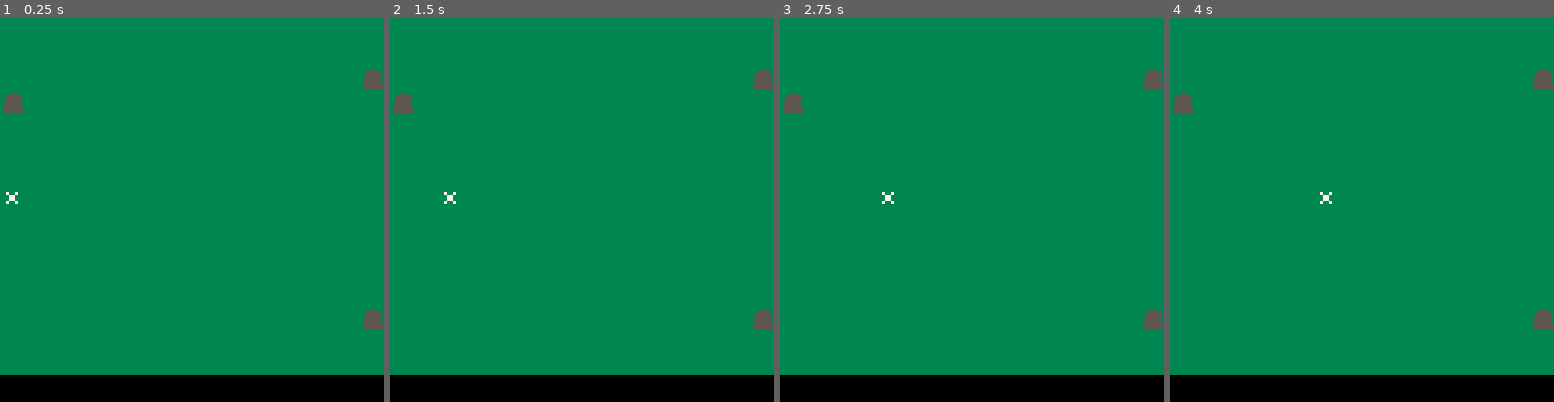
Above: before the commit, frames 1-4 (left to right).
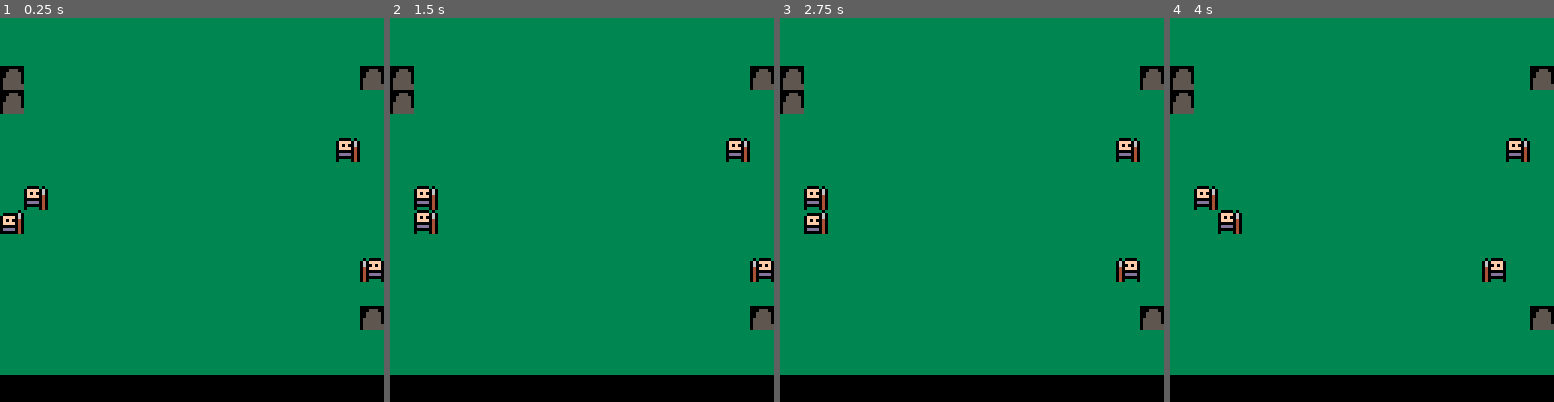
Above: after the commit, the same moments.

Repository: ironchestgames/pico-8-carts
Game: PICO-8 cartridge rpgchess.p8
Same seed, same stepped clock (60 frames per second), same inputs: the game is played once before the commit and once after it.
Inputs:
- Up to frame 1 (0.25 s): no input
- Up to frame 2 (1.5 s): no input
- Up to frame 3 (2.75 s): no input
- Up to frame 4 (4 s): no input

The runs differ from the first frame. In frame 1, 2.3% of the frame differs, in the area x 0-100%, y 12-82%; in frame 2, 2.3%; in frame 3, 2.3%; in frame 4, 2.3%.

Commit message:
rpgchess - more movements

Diff:
--- a/rpgchess.p8
+++ b/rpgchess.p8
@@ -18,11 +18,11 @@
 end
 
 function clone(_t)
- local t={}
- for k,v in pairs(_t) do
-  t[k]=v
- end
- return t
+ local _r={}
+ for _k,_v in pairs(_t) do
+  _r[_k]=_v
+ end
+ return _r
 end
 
 function sort(_t,_f)
@@ -56,6 +56,7 @@
 local cols=16
 local arlsen=rows*cols-1 -- 11 rows, 14 cols
 local board={
+ [0]=16,
  [cols-1]=16,
  [cols]=16,
  [arlsen]=16,
@@ -65,9 +66,16 @@
  -- [5*cols+4]=16,
  -- [6*cols+4]=16,
  -- [7*cols+4]=16,
+ -- [7*cols+5]=16,
+ -- [8*cols+4]=16,
  -- [8*cols+5]=16,
+ -- [9*cols+5]=16,
+ -- [9*cols+4]=16,
+ -- [10*cols+5]=16,
+ -- [11*cols+5]=16,
  }
 local creatures
+local summoners
 
 local function getcreatureonpos(_x,_y)
  for _c in all(creatures) do
@@ -75,25 +83,45 @@
    return _c
   end
  end
-end
-
-
-movedeltasspearman={
- {x=1,y=0,w=3},
- {x=1,y=-1,w=2},
- {x=1,y=1,w=2},
- {x=0,y=-1,w=1},
- {x=0,y=1,w=1},
- }
+ -- return nil
+end
+
+local function copymoves(_t)
+ local _r=clone(_t)
+ for _k,_v in pairs(_r) do
+  _r[_k]=clone(_v)
+ end
+ return _r
+end
+
+
+movedeltas={
+ spearman={
+  {x=1,y=0,w=3},
+  {x=1,y=-1,w=2},
+  {x=1,y=1,w=2},
+  {x=0,y=-1,w=1},
+  {x=0,y=1,w=1},
+ },
+}
+
+summoners={
+ {walkdir=1,x=1,y=5,typ=0},
+ {walkdir=-1,x=14,y=3,typ=0},
+}
 
 creatures={
- {walkdir=1,x=0,y=5,typ=0,state='moving',active=true,movedeltas=movedeltasspearman},
- -- {walkdir=-1,x=15,y=5,typ=0,state='moving',active=false,update=spearman},
+ {summoner=1,walkdir=1,x=0,y=6,typ=0,active=true,movedeltas='spearman'},
+ {summoner=2,walkdir=-1,x=15,y=8,typ=0,active=false,movedeltas='spearman'},
 }
 
+for _c in all(creatures) do
+ _c.movedeltas=movedeltas[_c.movedeltas]
+end
+
 
 local tick=0
-local tickwrap=10
+local tickwrap=30
 
 function _update()
  tick+=1
@@ -115,21 +143,32 @@
 
    if _c.active then
 
+    local _enemysummoner=summoners[(_c.summoner%2)+1]
+
     -- todo: attack
 
     -- move
-    local _moves=clone(_c.movedeltas)
+    local _moves
+
+    if _c.x == _enemysummoner.x then
+     local _dy=sgn(_enemysummoner.y-_c.y)
+     _moves={
+      {x=0,y=_dy,w=3},
+      {x=-_c.walkdir,y=_dy,w=1},
+     }
+    else
+     _moves=copymoves(_c.movedeltas)
+    end
 
     for _m in all(_moves) do
-     local _nextx,_nexty=_c.x+_m.x,_c.y+_m.y
+     local _nextx,_nexty=_c.x+_m.x*_c.walkdir,_c.y+_m.y
 
      -- is outside board long-side edges
-     if _nexty < 0 or _nexty > rows then
+     if _nexty < 0 or
+        _nexty >= rows or
+        board[_nexty*cols+_nextx] or
+        getcreatureonpos(_nextx,_nexty) then
       del(_moves,_m)
-     elseif board[_nexty*cols+_nextx] then
-      del(_moves,_m)
-     -- todo: can not step onto friendly creatures
-     -- todo: if in same col as enemy summoner, move towards
      elseif _nextx == _c.lastx and _nexty == _c.lasty then
       _m.w-=0.5
      end
@@ -141,7 +180,7 @@
 
     if #_moves > 0 then
      _c.lastx,_c.lasty=_c.x,_c.y
-     _c.x+=_moves[1].x
+     _c.x+=_moves[1].x*_c.walkdir
      _c.y+=_moves[1].y
     end
 
@@ -161,6 +200,8 @@
 end
 
 function _draw()
+ palt(0,false)
+ palt(11,true)
  cls(3)
 
  local _offy=16
@@ -174,9 +215,18 @@
   end
  end
 
- -- draw summoners/creatures
+ -- draw summoners
+ for _s in all(summoners) do
+  spr(_s.typ,_s.x*8,_offy+_s.y*8)
+ end
+
+ -- draw creatures
  for _c in all(creatures) do
-  spr(_c.typ,_c.x*8,_offy+_c.y*8)
+  local _foffset=0
+  if _c.active then
+   _foffset=flr(tick/(tickwrap/5))%2
+  end
+  spr(_c.typ+_foffset,_c.x*8,_offy+_c.y*8,1,1,_c.walkdir == -1)
  end
 
  -- draw effects
@@ -186,14 +236,14 @@
 end
 
 __gfx__
-00000000000000000000000000000000000000000000000000000000000000000000000000000000000000000000000000000000000000000000000000000000
-00000000000000000000000000000000000000000000000000000000000000000000000000000000000000000000000000000000000000000000000000000000
-00700700000000000000000000000000000000000000000000000000000000000000000000000000000000000000000000000000000000000000000000000000
-00077000000000000000000000000000000000000000000000000000000000000000000000000000000000000000000000000000000000000000000000000000
-00077000000000000000000000000000000000000000000000000000000000000000000000000000000000000000000000000000000000000000000000000000
-00700700000000000000000000000000000000000000000000000000000000000000000000000000000000000000000000000000000000000000000000000000
-00000000000000000000000000000000000000000000000000000000000000000000000000000000000000000000000000000000000000000000000000000000
-00000000000000000000000000000000000000000000000000000000000000000000000000000000000000000000000000000000000000000000000000000000
+b0000b0bbbbbbb0b0000000000000000000000000000000000000000000000000000000000000000000000000000000000000000000000000000000000000000
+0ffff060b00000600000000000000000000000000000000000000000000000000000000000000000000000000000000000000000000000000000000000000000
+0f0f00600ffff0600000000000000000000000000000000000000000000000000000000000000000000000000000000000000000000000000000000000000000
+0ffff0400f0f00400000000000000000000000000000000000000000000000000000000000000000000000000000000000000000000000000000000000000000
+000000400ffff0400000000000000000000000000000000000000000000000000000000000000000000000000000000000000000000000000000000000000000
+0dddd040000000400000000000000000000000000000000000000000000000000000000000000000000000000000000000000000000000000000000000000000
+000000400dddd0400000000000000000000000000000000000000000000000000000000000000000000000000000000000000000000000000000000000000000
+0bbbb040000000400000000000000000000000000000000000000000000000000000000000000000000000000000000000000000000000000000000000000000
 00000000000000000000000000000000000000000000000000000000000000000000000000000000000000000000000000000000000000000000000000000000
 00055500000000000000000000000000000000000000000000000000000000000000000000000000000000000000000000000000000000000000000000000000
 00555550000000000000000000000000000000000000000000000000000000000000000000000000000000000000000000000000000000000000000000000000
